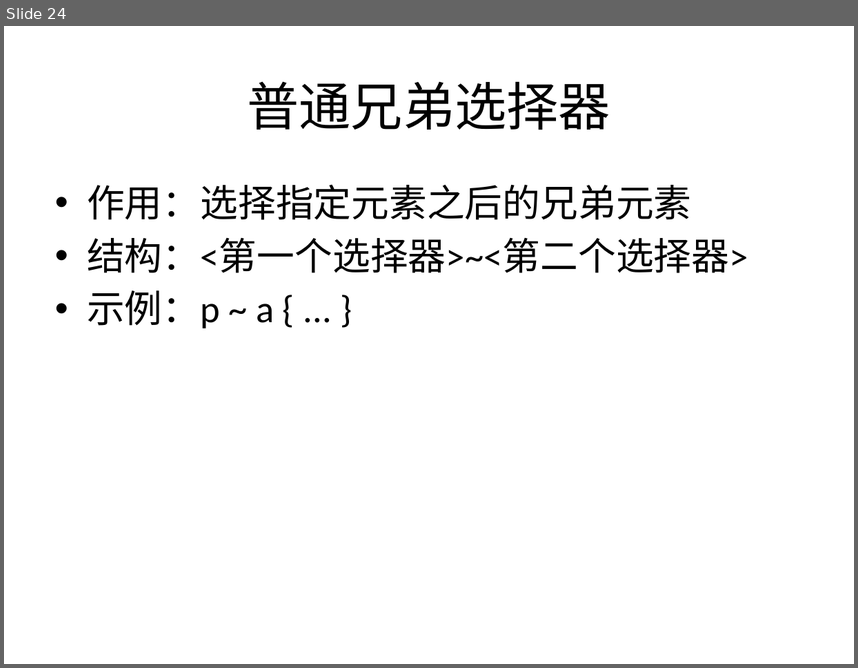
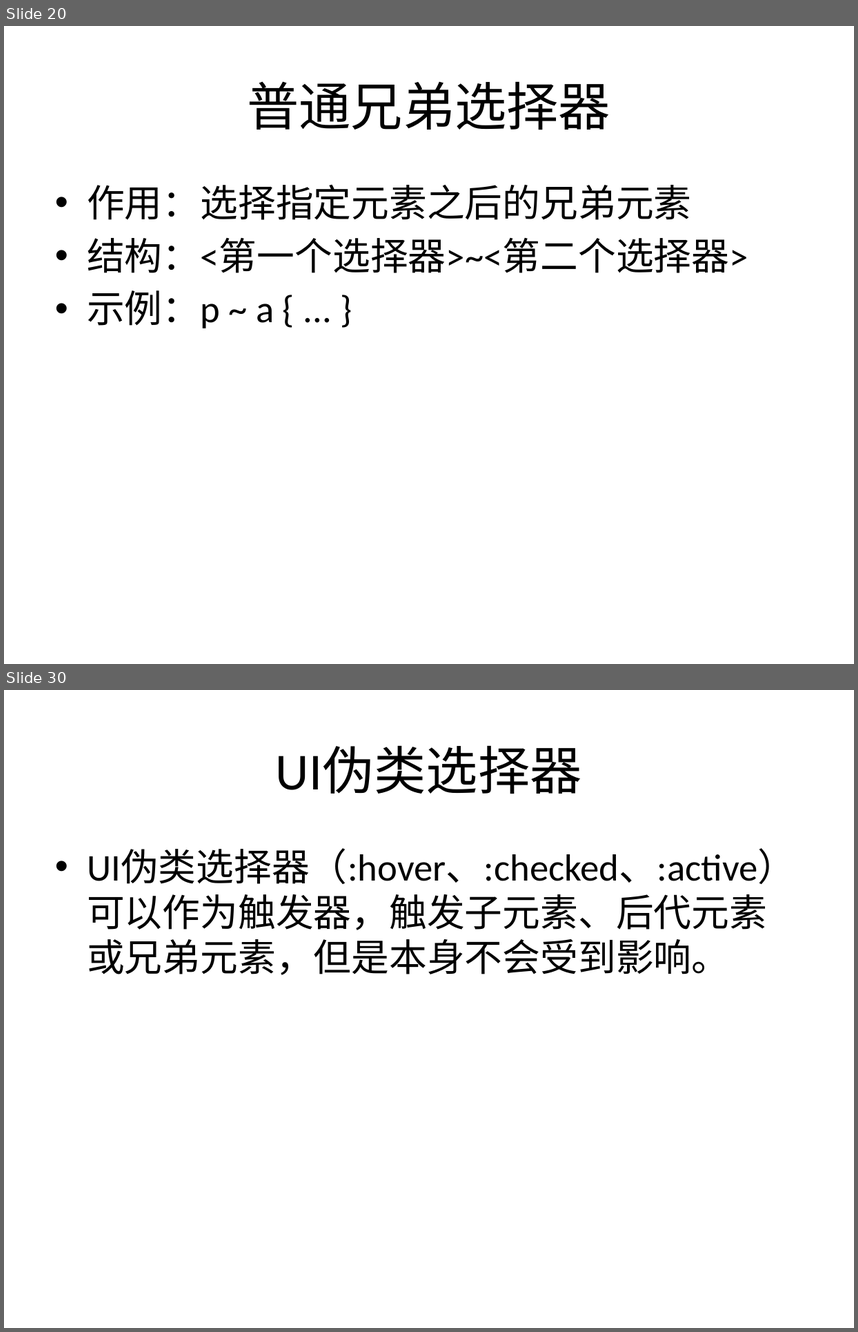
Before and after one commit to sans123wx/class, a slide deck: 网页设计与制作/课件/4/css选择器.pptx. Shown one above the other, each under a label of ours: slide 24 before the commit, slides 20 and 30 after it; the slides between them are not shown. The pictures are 858x668 and 858x1332 pixels, drawn with LibreOffice and Linux fonts; fonts in the diff are those of the drawing. Boxes give left, top, right and bottom in pixels: in the first picture for what was removed or moved away, otherwise in the second. Text is boxed around its words. In the diff, an @@ line names an element or a change of style, - is before the commit and + after.

```diff
--- a/网页设计与制作/课件/4/css选择器.pptx
+++ b/网页设计与制作/课件/4/css选择器.pptx
@@ slide 30 added at bbox=[4, 690, 854, 1328], background #FFFFFF @@
@@ title added at bbox=[276, 746, 582, 794], 44 pt, text #000000 @@
+UI伪类选择器
@@ text added at bbox=[87, 849, 796, 975], 32 pt, text #000000 @@
+• UI伪类选择器（:hover、:checked、:active）可以作为触发器，触发子元素、后代元素或兄弟元素，但是本身不会受到影响。
@@ what was slide 24 is now slide 20 @@
```
Also in this commit, not shown: 9 other slides added, 4 slides removed, 20 other files.
